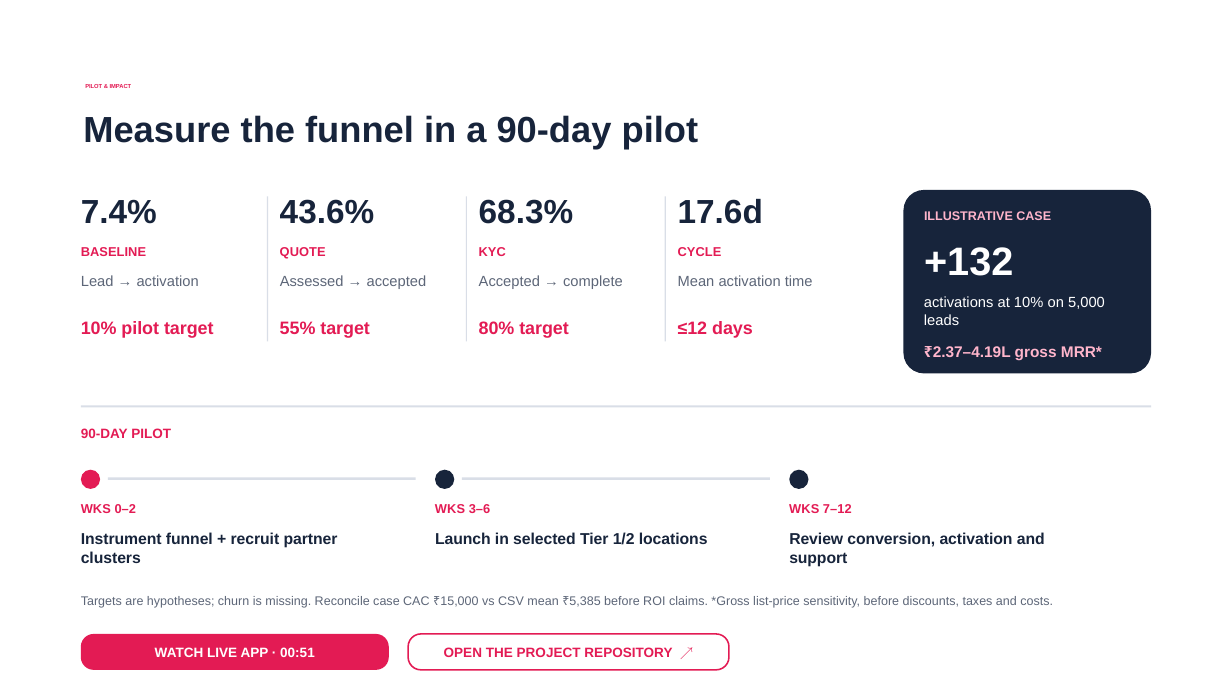
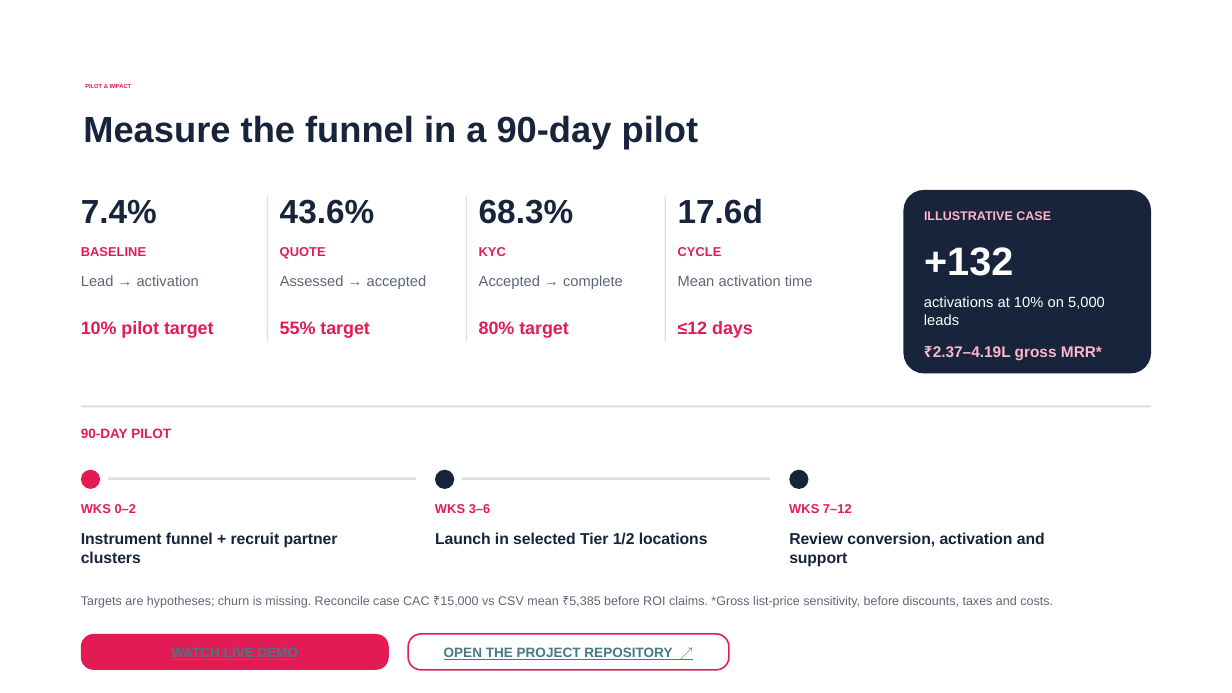
Before and after one commit to saisasidharpaluri/airtel-sync-digital-track, a slide deck: slide 7 of submission/CodeRunners_ABVIIITM.pptx. Drawn at 1232x693 pixels with LibreOffice and Linux fonts; fonts in the diff are those of the drawing; background and template pictures are left out. Boxes give left, top, right and bottom in pixels: in the first picture for what was removed or moved away, otherwise in the second. Text is boxed around its words. In the diff, an @@ line names an element or a change of style, - is before the commit and + after.

Commit message:
Fix final-slide hyperlink buttons

```diff
--- a/submission/CodeRunners_ABVIIITM.pptx
+++ b/submission/CodeRunners_ABVIIITM.pptx
@@ text in rounded rectangle at [171, 647, 299, 660]: text changed; text colour #FFFFFF to #467886 @@
-WATCH LIVE APP · 00:51
+WATCH LIVE DEMO
@@ rounded rectangle "OPEN THE PROJECT REPOSITORY ↗" at [408, 634, 728, 670]: text colour #E31B54 to #467886, underline on @@
```
Also in this commit, not shown: 1 other file.
